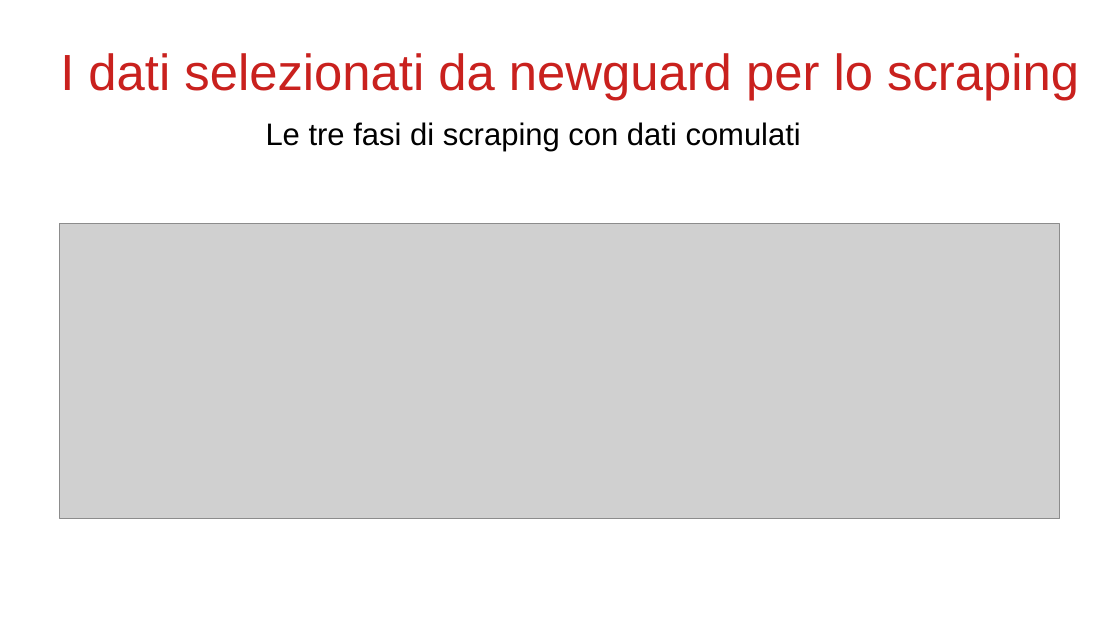
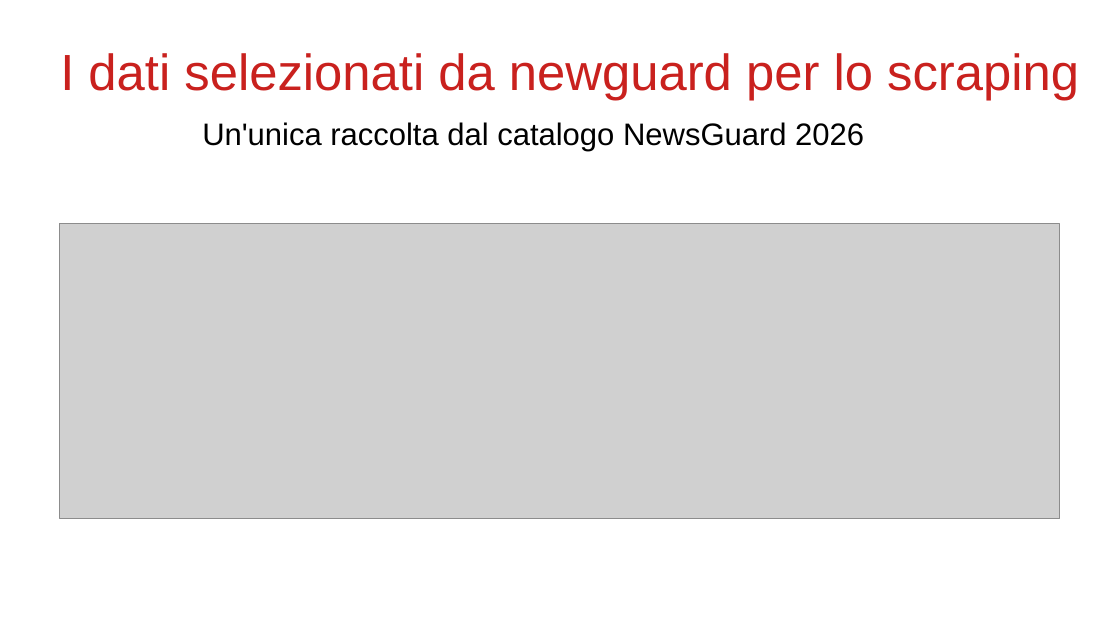
Before and after one commit to bianchi-john/PublisherClassification, a slide deck: slide 4 of Presentazioni/Stato finale/FinalState.odp (slide 5 before the commit). Drawn at 1120x630 pixels with LibreOffice and Linux fonts; fonts in the diff are those of the drawing; grey boxes stand for pictures. Boxes give left, top, right and bottom in pixels: in the first picture for what was removed or moved away, otherwise in the second. Text is boxed around its words. In the diff, an @@ line names an element or a change of style, - is before the commit and + after.

```diff
--- a/Presentazioni/Stato finale/FinalState.odp
+++ b/Presentazioni/Stato finale/FinalState.odp
@@ title at (x1=202, y1=122, x2=864, y2=151): text changed @@
-Le tre fasi di scraping con dati comulati
+Un'unica raccolta dal catalogo NewsGuard 2026
```
Also in this commit, not shown: 4 other slides changed, 37 slides added, 7 slides removed, 38 other files.
